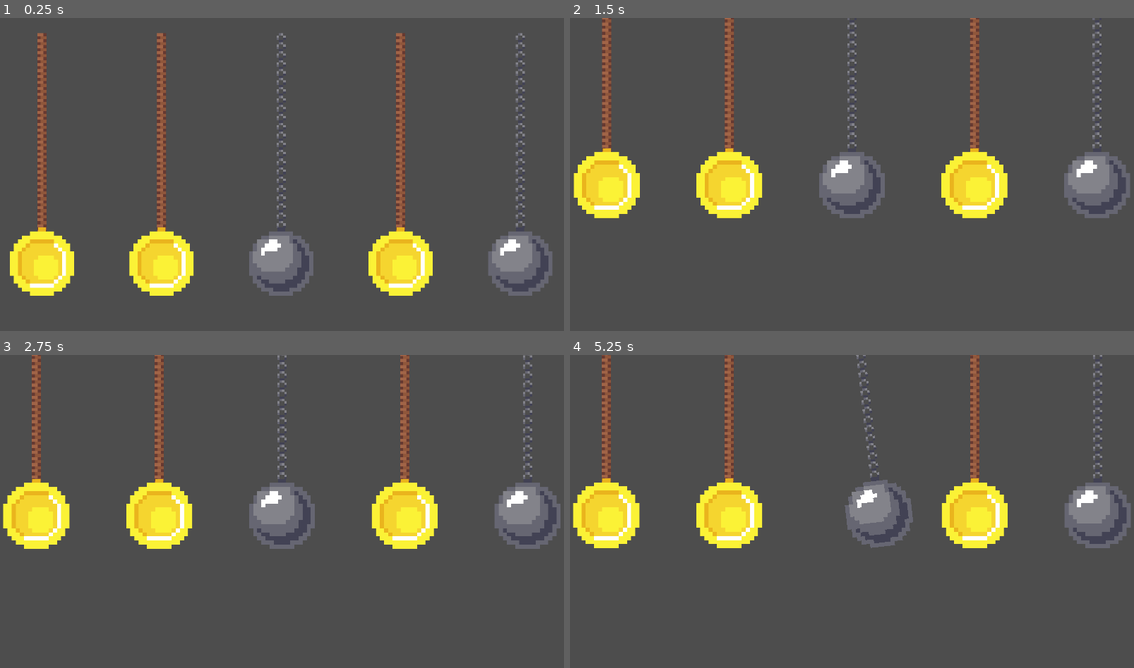
Above: before the commit, frames 1-4 (two rows, left to right).
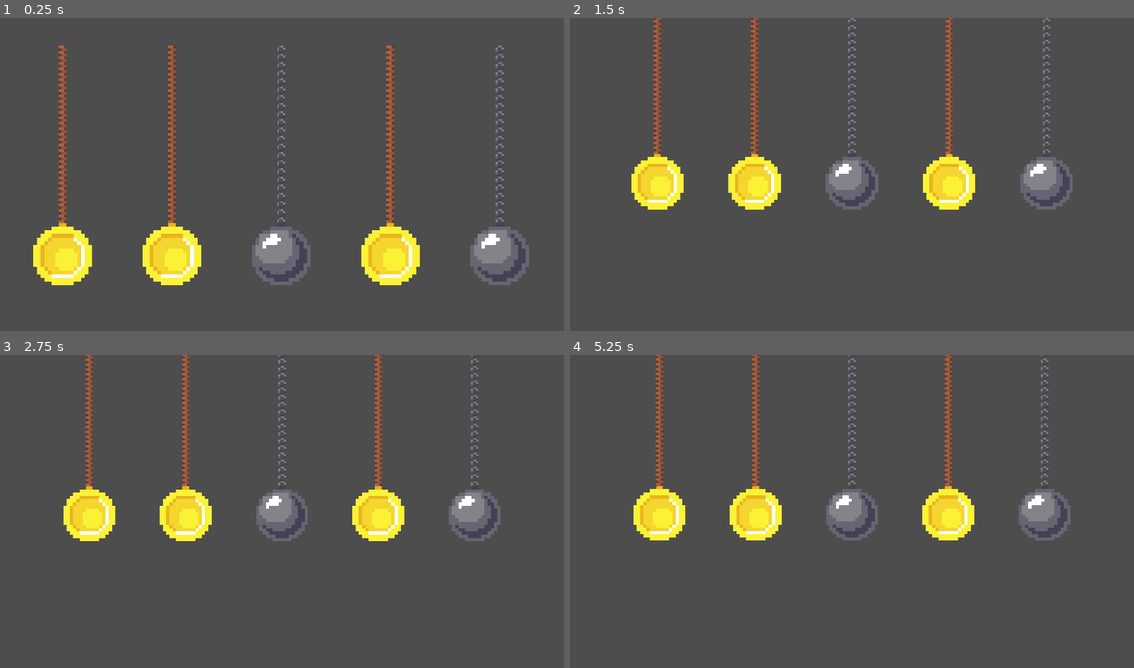
Above: after the commit, the same moments.

Repository: HEKEPOIU/gmtk_2024
Game: Godot game, scene res://scene/main.tscn
The game is run twice, just before and just after one commit, with the same random seed, the same clock (stepped at 60 frames per second) and the same inputs.
Inputs (mouse positions are in pixels of both pictures, inside the frame that each line leads up to):
- Up to frame 1 (0.25 s): no input
- Up to frame 2 (1.5 s): move the mouse to (976, 161) at 0.52 s; click (976, 161) at 0.6 s; move the mouse to (739, 193) at 1.27 s; click (739, 193) at 1.35 s
- Up to frame 3 (2.75 s): move the mouse to (338, 442) at 2.02 s; click (338, 442) at 2.1 s
- Up to frame 4 (5.25 s): move the mouse to (823, 577) at 2.77 s; click (823, 577) at 2.85 s; move the mouse to (1021, 561) at 3.52 s; click (1021, 561) at 3.6 s; tap Enter at 4.25 s; move the mouse to (682, 464) at 4.27 s; click (682, 464) at 4.35 s; tap Space at 5 s; move the mouse to (880, 514) at 5.02 s; click (880, 514) at 5.1 s

The runs differ from the first frame. In frame 1, 15% of the frame differs, in the area x 1-98%, y 4-89%; in frame 2, 16%; in frame 3, 16%; in frame 4, 16%, in the area x 0-100%, y 0-62%.

Commit message:
camera can accept

Diff:
--- a/scene/camera_manager.gd
+++ b/scene/camera_manager.gd
@@ -5,7 +5,6 @@
 @export var move_duration: float = 0.2
 var follow_pos: Vector2
 var zoom_size: Vector2
-
 
 func tween_to_fit_screen(target_position: Vector2, target_scale: Vector2) -> void:
 	var tween := create_tween()
@@ -20,5 +19,17 @@
 
 func deal_follow(new_follow: Pendulum) -> void:
 	follow_pos = new_follow.global_position + Vector2(0, new_follow.length)
-	print(new_follow.length)
-	zoom_size = new_follow.length / 800 * Vector2.ONE
+	if new_follow.end_point:
+		var camera_size_y = self.get_viewport().size.y
+		var original_size: float = (camera_size_y)
+		var end_point := new_follow.end_point
+		var ball_size: float = get_end_point_size(end_point)
+		var target_size := (ball_size / 0.2)
+		zoom_size = 2 * (target_size / original_size) * Vector2.ONE
+		zoom_size = zoom_size
+	else:
+		zoom_size = Vector2.ONE
+
+func get_end_point_size(end_point) -> float:
+	var ball_size: float = end_point.sprite.get_rect().size.y * end_point.scale.y * end_point.sprite.scale.y
+	return ball_size
--- a/src/ui/card/card_effect/inverse_speed_card.gd
+++ b/src/ui/card/card_effect/inverse_speed_card.gd
@@ -1,5 +1,5 @@
 extends CardEffect
 
 func on_trigger(target: Pendulum) -> void:
-	target.move_velocity *= -1
+	target.angular_velocity *= -1
 	print("inverseSucc")
